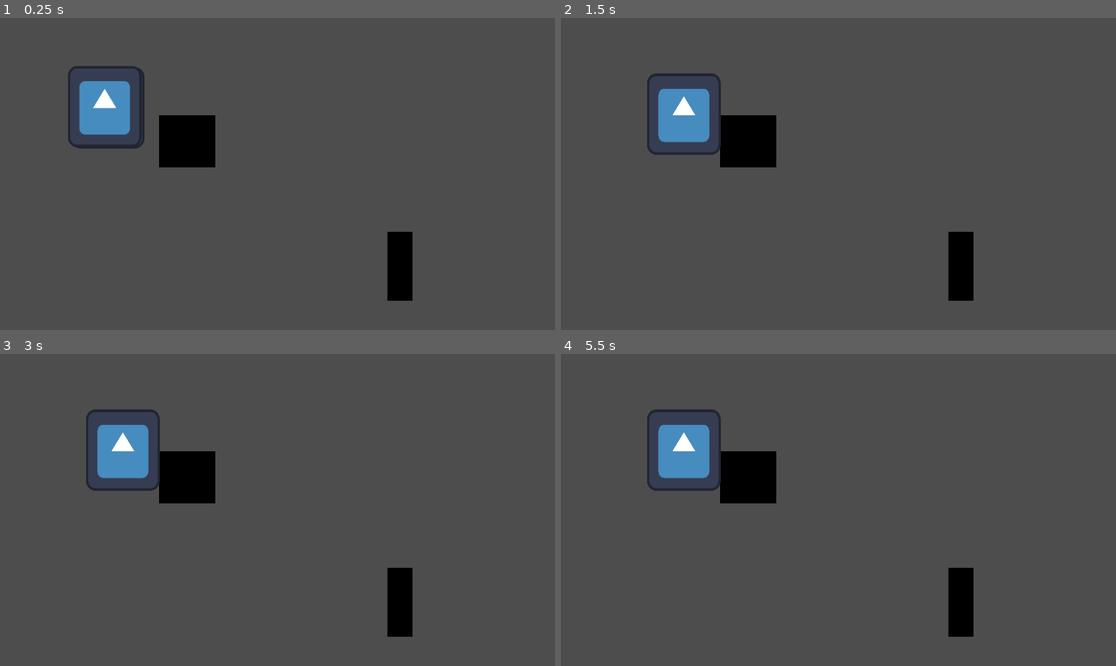
Above: before the commit, frames 1-4 (two rows, left to right).
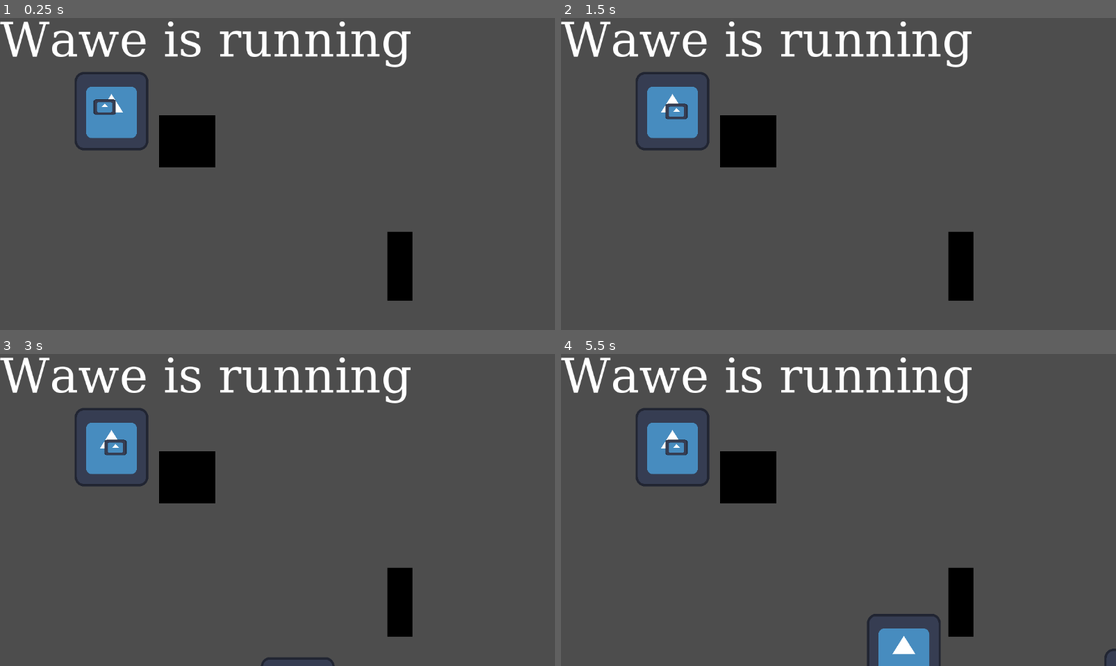
Above: after the commit, the same moments.

Repository: Nuxnuxx/gamejam-2024
Game: Godot game, scene res://main.tscn
The game is run twice, just before and just after one commit, with the same random seed, the same clock (stepped at 60 frames per second) and the same inputs. The engine's default icon, where the game draws it, is replaced by a stand-in: a white triangle on a blue panel in a dark square.
Inputs:
- Up to frame 1 (0.25 s): no input
- Up to frame 2 (1.5 s): no input
- Up to frame 3 (3 s): tap Enter at 2 s; tap Space at 2.75 s
- Up to frame 4 (5.5 s): tap Enter at 4.25 s; tap Space at 5 s

The runs differ from the first frame. In frame 1, 4.2% of the frame differs, in the area x 0-74%, y 1-43%; in frame 2, 4.2%; in frame 3, 4.3%; in frame 4, 5.6%, in the area x 0-100%, y 1-100%.

Commit message:
feat: dynamic wawe generation works

Diff:
--- /dev/null
+++ b/Actors/Ennemy/EnnemyShape/EnnemyShapeSprite/archer_skeleton_sprite.tscn
@@ -0,0 +1,19 @@
+[gd_scene load_steps=3 format=3 uid="uid://by3a3wo076826"]
+
+[ext_resource type="Texture2D" uid="uid://cdioqhgvwen3d" path="res://icon.svg" id="1_k0enu"]
+
+[sub_resource type="SpriteFrames" id="SpriteFrames_jpiil"]
+animations = [{
+"frames": [{
+"duration": 1.0,
+"texture": ExtResource("1_k0enu")
+}],
+"loop": true,
+"name": &"default",
+"speed": 5.0
+}]
+
+[node name="Sprite" type="AnimatedSprite2D"]
+position = Vector2(-8.00001, -1.00001)
+scale = Vector2(0.149902, 0.158936)
+sprite_frames = SubResource("SpriteFrames_jpiil")
--- /dev/null
+++ b/Actors/Ennemy/EnnemyShape/EnnemyShapeSprite/skeleton_sprite.tscn
@@ -0,0 +1,19 @@
+[gd_scene load_steps=3 format=3 uid="uid://b7ts1k8cs045d"]
+
+[ext_resource type="Texture2D" uid="uid://cdioqhgvwen3d" path="res://icon.svg" id="1_fknkt"]
+
+[sub_resource type="SpriteFrames" id="SpriteFrames_lc18k"]
+animations = [{
+"frames": [{
+"duration": 1.0,
+"texture": ExtResource("1_fknkt")
+}],
+"loop": true,
+"name": &"default",
+"speed": 5.0
+}]
+
+[node name="Sprite" type="AnimatedSprite2D"]
+position = Vector2(-3.05176e-05, -0.999908)
+scale = Vector2(0.21875, 0.233398)
+sprite_frames = SubResource("SpriteFrames_lc18k")
--- /dev/null
+++ b/Actors/Ennemy/EnnemyShape/archer_skeleton.tscn
@@ -0,0 +1,13 @@
+[gd_scene load_steps=3 format=3 uid="uid://cuhtl4pfi28jq"]
+
+[ext_resource type="PackedScene" uid="uid://by3a3wo076826" path="res://Actors/Ennemy/EnnemyShape/EnnemyShapeSprite/archer_skeleton_sprite.tscn" id="1_71tbs"]
+
+[sub_resource type="RectangleShape2D" id="RectangleShape2D_wac6n"]
+size = Vector2(64, 64)
+
+[node name="archer_skeleton" type="Area2D"]
+
+[node name="Sprite" parent="." instance=ExtResource("1_71tbs")]
+
+[node name="CollisionShape2D" type="CollisionShape2D" parent="."]
+shape = SubResource("RectangleShape2D_wac6n")
--- /dev/null
+++ b/Actors/Ennemy/EnnemyShape/skeleton.tscn
@@ -0,0 +1,16 @@
+[gd_scene load_steps=3 format=3 uid="uid://bq1gsov68063u"]
+
+[ext_resource type="PackedScene" uid="uid://b7ts1k8cs045d" path="res://Actors/Ennemy/EnnemyShape/EnnemyShapeSprite/skeleton_sprite.tscn" id="1_3vgpt"]
+
+[sub_resource type="RectangleShape2D" id="RectangleShape2D_wac6n"]
+size = Vector2(24, 19)
+
+[node name="skeleton" type="Area2D"]
+
+[node name="Sprite" parent="." instance=ExtResource("1_3vgpt")]
+position = Vector2(1, -7.62939e-06)
+scale = Vector2(0.0449219, 0.0307614)
+
+[node name="CollisionShape2D" type="CollisionShape2D" parent="."]
+position = Vector2(0, 1)
+shape = SubResource("RectangleShape2D_wac6n")
--- a/Actors/Ennemy/Ennemy_Base/Ennemy_Base.tscn
+++ b/Actors/Ennemy/Ennemy_Base/Ennemy_Base.tscn
@@ -1,21 +1,9 @@
-[gd_scene load_steps=6 format=3 uid="uid://cj0t6co6vbhsn"]
+[gd_scene load_steps=4 format=3 uid="uid://cj0t6co6vbhsn"]
 
 [ext_resource type="Script" path="res://Actors/Ennemy/Ennemy_Base/ennemy_base.gd" id="1_ybgna"]
-[ext_resource type="Texture2D" uid="uid://cdioqhgvwen3d" path="res://icon.svg" id="2_bbsvv"]
-
-[sub_resource type="SpriteFrames" id="SpriteFrames_0mhce"]
-animations = [{
-"frames": [{
-"duration": 1.0,
-"texture": ExtResource("2_bbsvv")
-}],
-"loop": true,
-"name": &"default",
-"speed": 5.0
-}]
 
 [sub_resource type="CircleShape2D" id="CircleShape2D_oijeq"]
-radius = 76.0066
+radius = 92.0217
 
 [sub_resource type="CircleShape2D" id="CircleShape2D_5at6h"]
 radius = 28.2843
@@ -26,11 +14,6 @@
 collision_layer = 3
 collision_mask = 2
 script = ExtResource("1_ybgna")
-
-[node name="AnimatedSprite2D" type="AnimatedSprite2D" parent="."]
-position = Vector2(0.999998, -1)
-scale = Vector2(0.149414, 0.164646)
-sprite_frames = SubResource("SpriteFrames_0mhce")
 
 [node name="Area2D" type="Area2D" parent="."]
 
@@ -43,3 +26,4 @@
 disabled = true
 
 [connection signal="area_entered" from="Area2D" to="." method="_on_area_2d_area_entered"]
+[connection signal="area_exited" from="Area2D" to="." method="_on_area_2d_area_exited"]
--- a/Actors/Ennemy/Ennemy_Base/ennemy_base.gd
+++ b/Actors/Ennemy/Ennemy_Base/ennemy_base.gd
@@ -44,3 +44,8 @@
 func _on_area_2d_area_entered(area):
 	if area.is_in_group("BUILD"):
 		attacking = true
+
+
+func _on_area_2d_area_exited(area):
+		if area.is_in_group("BUILD"):
+			attacking = false
--- /dev/null
+++ b/CanvasLayer.gd
@@ -0,0 +1,10 @@
+extends CanvasLayer
+
+@onready var spawner = $"../Spawner"
+@onready var label = $Label
+
+func _process(delta):
+	if spawner.wawe_is_running:
+		label.visible = true
+	else:
+		label.visible = false
--- a/Map/Spawner.gd
+++ b/Map/Spawner.gd
@@ -1,25 +1,43 @@
 extends Node
 
 const wawe_manager = preload("res://game_manager/wawe_manager.gd")
+const game_manager = preload("res://game_manager/game_manager.gd")
 
 const ennemy_base = preload("res://Actors/Ennemy/Ennemy_Base/Ennemy_Base.tscn")
+var ennemies_shape = game_manager.get_ennemies_shape()
+
+var wawe_is_running = false
 
 var wawe_test = { "archer_skeleton": 4, "skeleton": 7 }
-
-
 
 func instance_entities_from_wawe(wawe: Dictionary)-> void:
 	var spawn_points = self.get_children()
 	var index = 0
 
 	for entity_type in wawe:
+		var codex_info = game_manager.get_codex_entity_from_name(entity_type)
+		var ennemy_shape = ennemies_shape[entity_type].instantiate()
 		for index_instance in wawe[entity_type]:
 			await get_tree().create_timer(0.03).timeout
 			var instance = ennemy_base.instantiate()
+			# Passation des informations du codex a l'instance creer
+			instance.health = codex_info.health
+			instance.speed = codex_info.speed
 			instance.global_position = spawn_points[index].global_position
+
+			# Dans ennemy shape le premier element doit etre le sprite et le deuxieme, la collideBox
+			instance.add_child(ennemy_shape.get_child(0).duplicate(),false,1)
+			# Dans ennemy base le premier element doit etre l'area2d
+			instance.get_child(0).add_child(ennemy_shape.get_child(1),false,1)
 
 			spawn_points[index].add_child(instance)
 			index = (index + 1) % len(spawn_points)
 
+func _process(delta):
+	var spawn_points = self.get_children()
+	for spawn_point in spawn_points:
+		if len(spawn_point.get_children()):
+			wawe_is_running = true
+
 func _ready():
 	instance_entities_from_wawe(wawe_test)
--- a/game_manager/game_manager.gd
+++ b/game_manager/game_manager.gd
@@ -19,8 +19,30 @@
 		"name": "archer_skeleton",
 		"difficulty": 4,
 		"difficulty_min": 0,
-		"speed": 70,
+		"speed": 150,
 		"health": 30,
 		"earning": 10,
 	}
 ]
+
+static func get_codex_entity_from_name(name:String):
+	for entity in codex_ennemies:
+		if entity.name == name:
+			return entity
+	return null
+
+static func get_ennemies_shape():
+	var path = "res://Actors/Ennemy/EnnemyShape/"
+	var dir = DirAccess.open(path)
+	dir.list_dir_begin()
+	var filename_ennemies_shape = {}
+	while true:
+		var file_name = dir.get_next()
+		if file_name == "":
+			#break the while loop when get_next() returns ""
+			break
+		elif !file_name.begins_with("."):
+			#get_next() returns a string so this can be used to load the images into an array.
+			filename_ennemies_shape[file_name.split(".")[0]] = load(path + file_name)
+	dir.list_dir_end()
+	return filename_ennemies_shape
--- a/main.tscn
+++ b/main.tscn
@@ -1,7 +1,38 @@
-[gd_scene load_steps=3 format=3 uid="uid://q0kj70kue1w0"]
+[gd_scene load_steps=6 format=3 uid="uid://q0kj70kue1w0"]
 
 [ext_resource type="PackedScene" uid="uid://xegxwc3xy61w" path="res://Actors/Building/Building.tscn" id="2_i17st"]
 [ext_resource type="Script" path="res://Map/Spawner.gd" id="3_2pspj"]
+[ext_resource type="Script" path="res://CanvasLayer.gd" id="3_2s6iy"]
+
+[sub_resource type="FontFile" id="FontFile_nhsaq"]
+cache/0/320/0/ascent = 0.0
+cache/0/320/0/descent = 0.0
+cache/0/320/0/underline_position = 0.0
+cache/0/320/0/underline_thickness = 0.0
+cache/0/320/0/scale = 1.0
+cache/0/320/0/kerning_overrides/320/0 = Vector2(0, 0)
+cache/0/320/0/kerning_overrides/16/0 = Vector2(0, 0)
+cache/0/320/0/kerning_overrides/100/0 = Vector2(0, 0)
+cache/0/16/0/ascent = 0.0
+cache/0/16/0/descent = 0.0
+cache/0/16/0/underline_position = 0.0
+cache/0/16/0/underline_thickness = 0.0
+cache/0/16/0/scale = 1.0
+cache/0/16/0/kerning_overrides/320/0 = Vector2(0, 0)
+cache/0/16/0/kerning_overrides/16/0 = Vector2(0, 0)
+cache/0/16/0/kerning_overrides/100/0 = Vector2(0, 0)
+cache/0/100/0/ascent = 0.0
+cache/0/100/0/descent = 0.0
+cache/0/100/0/underline_position = 0.0
+cache/0/100/0/underline_thickness = 0.0
+cache/0/100/0/scale = 1.0
+cache/0/100/0/kerning_overrides/320/0 = Vector2(0, 0)
+cache/0/100/0/kerning_overrides/16/0 = Vector2(0, 0)
+cache/0/100/0/kerning_overrides/100/0 = Vector2(0, 0)
+
+[sub_resource type="LabelSettings" id="LabelSettings_jf1jq"]
+font = SubResource("FontFile_nhsaq")
+font_size = 100
 
 [node name="Main_Scene" type="Node2D"]
 
@@ -27,3 +58,13 @@
 [node name="Building2" parent="." instance=ExtResource("2_i17st")]
 position = Vector2(388.5, 256.25)
 scale = Vector2(1.82812, 1.67969)
+
+[node name="CanvasLayer" type="CanvasLayer" parent="."]
+script = ExtResource("3_2s6iy")
+
+[node name="Label" type="Label" parent="CanvasLayer"]
+offset_right = 40.0
+offset_bottom = 23.0
+text = "Wawe is running"
+label_settings = SubResource("LabelSettings_jf1jq")
+metadata/_edit_use_anchors_ = true
